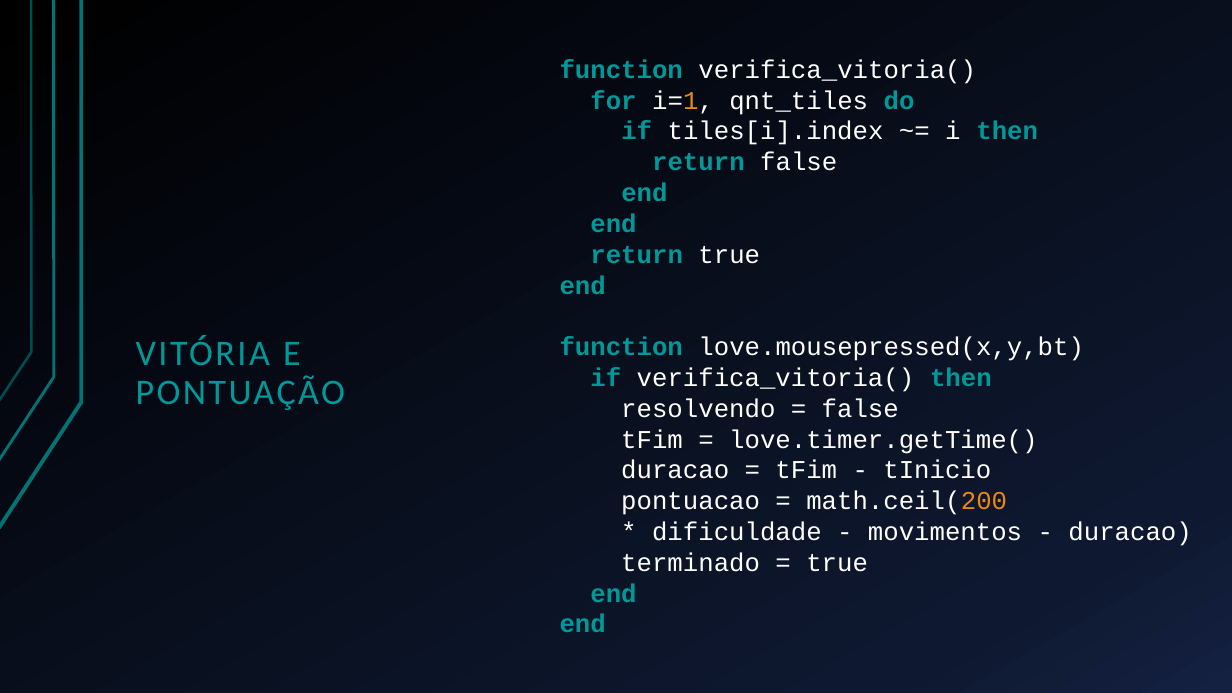
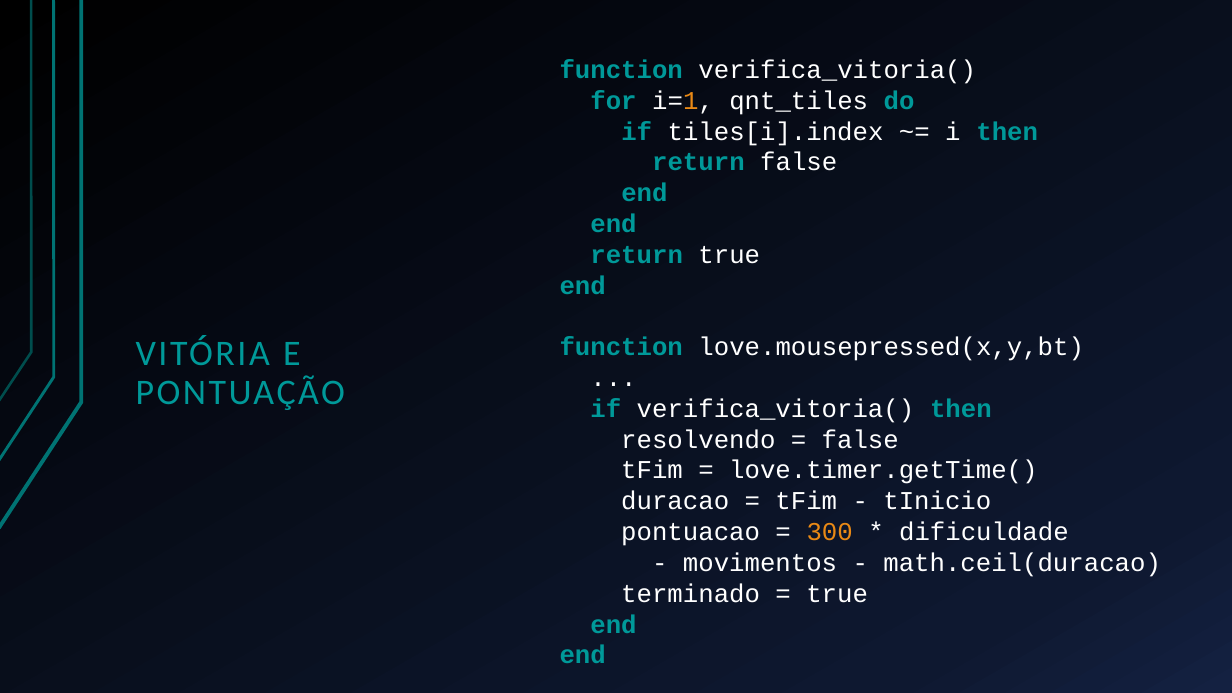
Before and after one commit to Esduard/INF1031-SLIDING_PUZZLE, a slide deck: slide 9 of Apresentação/Deslize.pptx. Drawn at 1232x693 pixels with LibreOffice and Linux fonts; fonts in the diff are those of the drawing. Boxes give left, top, right and bottom in pixels: in the first picture for what was removed or moved away, otherwise in the second. Text is boxed around its words. In the diff, an @@ line names an element or a change of style, - is before the commit and + after.

```diff
--- a/Apresentação/Deslize.pptx
+++ b/Apresentação/Deslize.pptx
@@ text at (x1=560, y1=59, x2=1161, y2=663): paragraph added @@
+...
@@ text at (x1=621, y1=521, x2=1161, y2=577): text changed @@
-pontuacao = math.ceil(200
-* dificuldade - movimentos - duracao)
+pontuacao = 300 * dificuldade
+- movimentos - math.ceil(duracao)
```
Also in this commit, not shown: 2 other slides changed, 1 other file.
